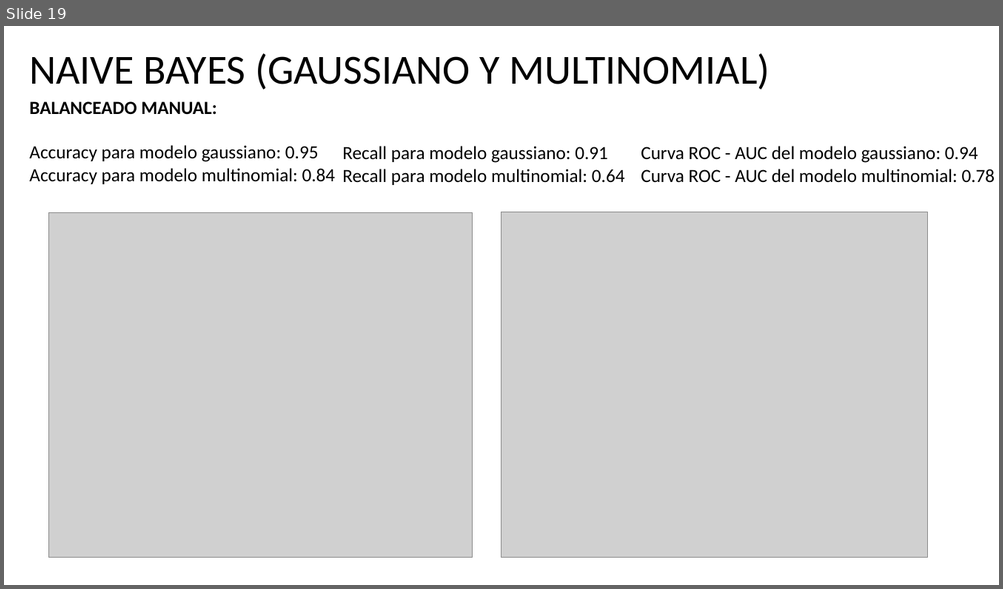
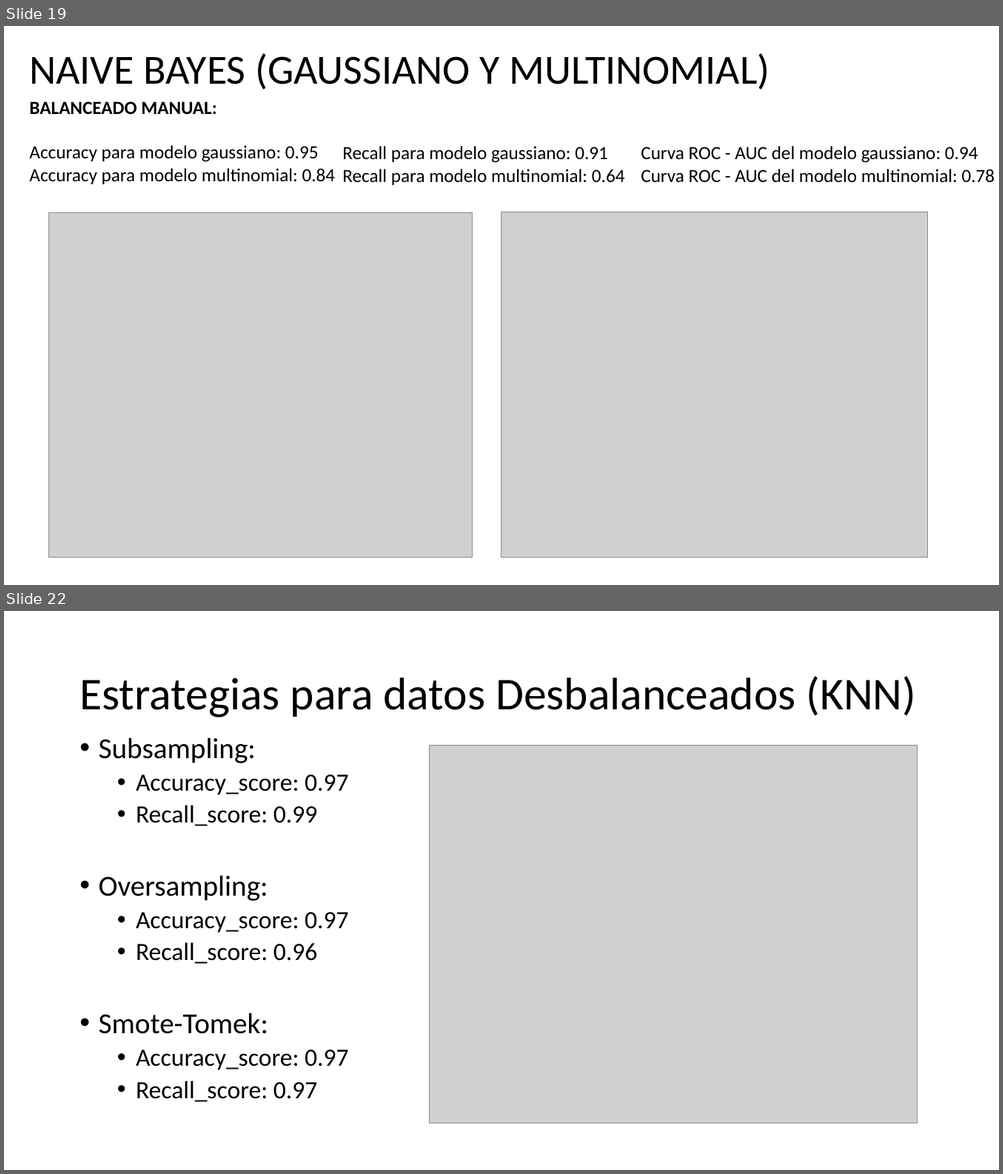
Before and after one commit to asasa293/limpieza_datos, a slide deck: TP3/TP3_Moises_Santiago.pptx. Shown one above the other, each under a label of ours: slide 19 before the commit, slides 19 and 22 after it; the slides between them are not shown. The pictures are 1003x589 and 1003x1174 pixels, drawn with LibreOffice and Linux fonts; fonts in the diff are those of the drawing; grey boxes stand for pictures. Boxes give left, top, right and bottom in pixels: in the first picture for what was removed or moved away, otherwise in the second. Text is boxed around its words. In the diff, an @@ line names an element or a change of style, - is before the commit and + after.

```diff
--- a/TP3/TP3_Moises_Santiago.pptx
+++ b/TP3/TP3_Moises_Santiago.pptx
@@ slide 22 added at box(4, 611, 999, 1170), background #FFFFFF @@
@@ title added at box(79, 676, 916, 718), 44 pt, text #000000 @@
+Estrategias para datos Desbalanceados (KNN)
@@ text added at box(99, 738, 349, 1102), 24 pt, text #000000 @@
+• Subsampling:
+  • Accuracy_score: 0.97
+  • Recall_score: 0.99
+• Oversampling:
+  • Accuracy_score: 0.97
+  • Recall_score: 0.96
+• Smote-Tomek:
+  • Accuracy_score: 0.97
+  • Recall_score: 0.97
@@ picture added at box(430, 745, 916, 1124) @@
```
Also in this commit, not shown: 6 slides changed, 2 other slides added, 5 other files.
